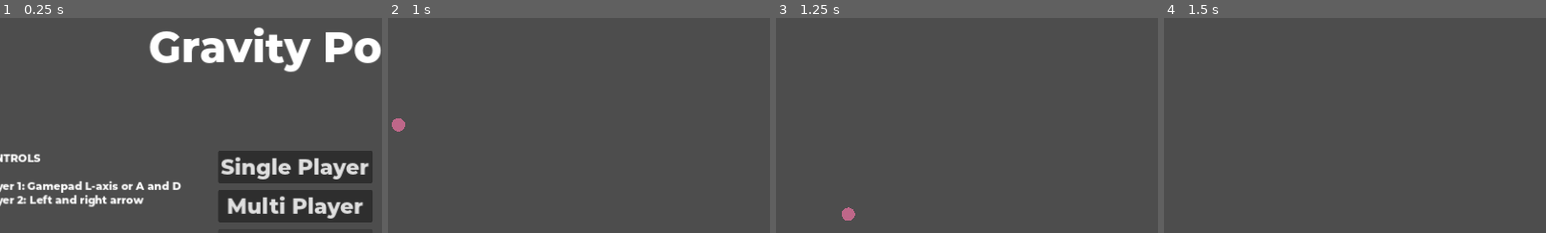
Above: before the commit, frames 1-4 (left to right).
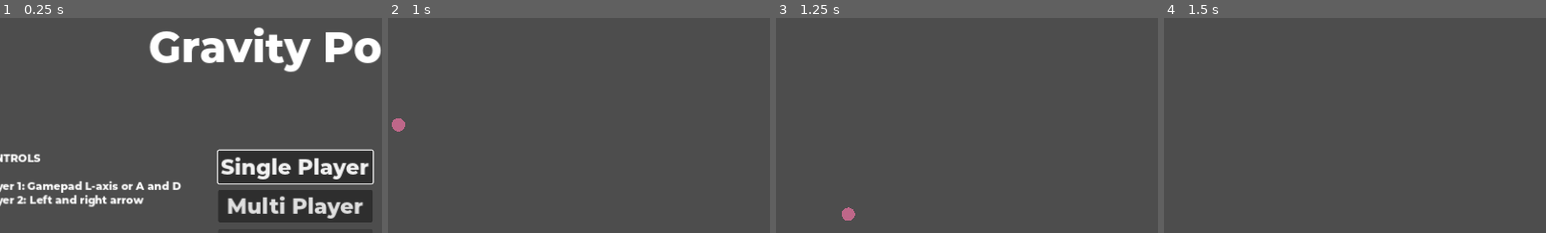
Above: after the commit, the same moments.

Repository: antoniskalou/GravityPong
Game: Godot game, scene res://src/main.tscn
The game is run twice, just before and just after one commit, with the same random seed, the same clock (stepped at 60 frames per second) and the same inputs.
Inputs:
- Up to frame 1 (0.25 s): no input
- Up to frame 2 (1 s): click "Single Player" at 0.5 s
- Up to frame 3 (1.25 s): no input
- Up to frame 4 (1.5 s): tap Enter at 1.25 s; hold D (move_right) from 1.28 s (still down); tap Left (move_left_2) at 1.35 s
The pictures show only the part of the screen within x 11-61%, y 6-56%; the shares and areas given below are measured in that part.

The runs differ from the first frame. In frame 1, 0.9% of the frame differs, in the area x 56-98%, y 60-78%; in frame 2, nothing differs; in frame 3, nothing differs; in frame 4, nothing differs.

Commit message:
Allow menu navigation with game controller

Diff:
--- a/project.godot
+++ b/project.godot
@@ -25,6 +25,14 @@
 
 [input]
 
+ui_accept={
+"deadzone": 0.5,
+"events": [Object(InputEventKey,"resource_local_to_scene":false,"resource_name":"","device":0,"window_id":0,"alt_pressed":false,"shift_pressed":false,"ctrl_pressed":false,"meta_pressed":false,"pressed":false,"keycode":4194309,"physical_keycode":0,"key_label":0,"unicode":0,"echo":false,"script":null)
+, Object(InputEventKey,"resource_local_to_scene":false,"resource_name":"","device":0,"window_id":0,"alt_pressed":false,"shift_pressed":false,"ctrl_pressed":false,"meta_pressed":false,"pressed":false,"keycode":4194310,"physical_keycode":0,"key_label":0,"unicode":0,"echo":false,"script":null)
+, Object(InputEventKey,"resource_local_to_scene":false,"resource_name":"","device":0,"window_id":0,"alt_pressed":false,"shift_pressed":false,"ctrl_pressed":false,"meta_pressed":false,"pressed":false,"keycode":32,"physical_keycode":0,"key_label":0,"unicode":32,"echo":false,"script":null)
+, Object(InputEventJoypadButton,"resource_local_to_scene":false,"resource_name":"","device":-1,"button_index":0,"pressure":0.0,"pressed":true,"script":null)
+]
+}
 move_left={
 "deadzone": 0.5,
 "events": [Object(InputEventKey,"resource_local_to_scene":false,"resource_name":"","device":-1,"window_id":0,"alt_pressed":false,"shift_pressed":false,"ctrl_pressed":false,"meta_pressed":false,"pressed":false,"keycode":0,"physical_keycode":65,"key_label":0,"unicode":97,"echo":false,"script":null)
--- a/src/hud.gd
+++ b/src/hud.gd
@@ -16,6 +16,9 @@
 
 func main_menu() -> void:
 	$MainMenu.show()
+	# enable browsing with the gamepad
+	# see https://www.reddit.com/r/godot/comments/6q4q29/comment/dkxl13v/
+	$MainMenu/Options/SinglePlayer.grab_focus()
 	$GameOver.hide()
 	$Play.hide()
 
@@ -29,6 +32,7 @@
 func game_over(winner: String, color: Color) -> void:
 	$MainMenu.hide()
 	$GameOver.show()
+	$GameOver/Options/PlayAgain.grab_focus()
 	$Play.hide()
 	$GameOver/Winner.text = winner + " wins!"
 	$GameOver/Winner.modulate = color
--- a/src/hud.tscn
+++ b/src/hud.tscn
@@ -89,7 +89,6 @@
 Player 2: Left and right arrow"
 
 [node name="GameOver" type="CanvasLayer" parent="."]
-visible = false
 
 [node name="GameOver" type="Label" parent="GameOver"]
 anchors_preset = 8
